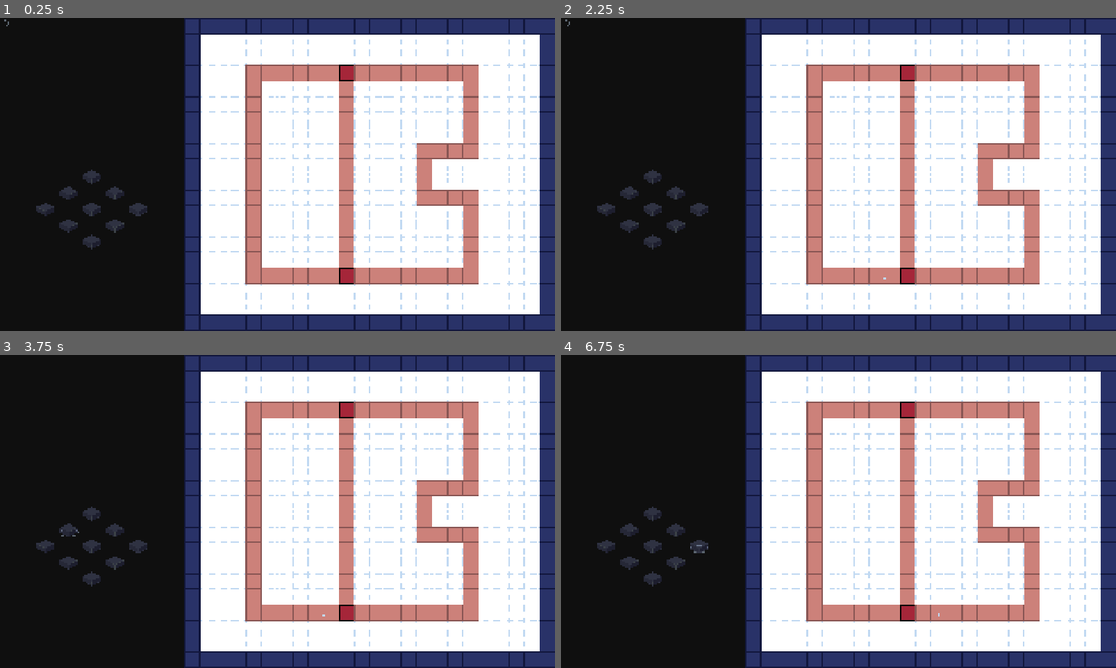
Above: before the commit, frames 1-4 (two rows, left to right).
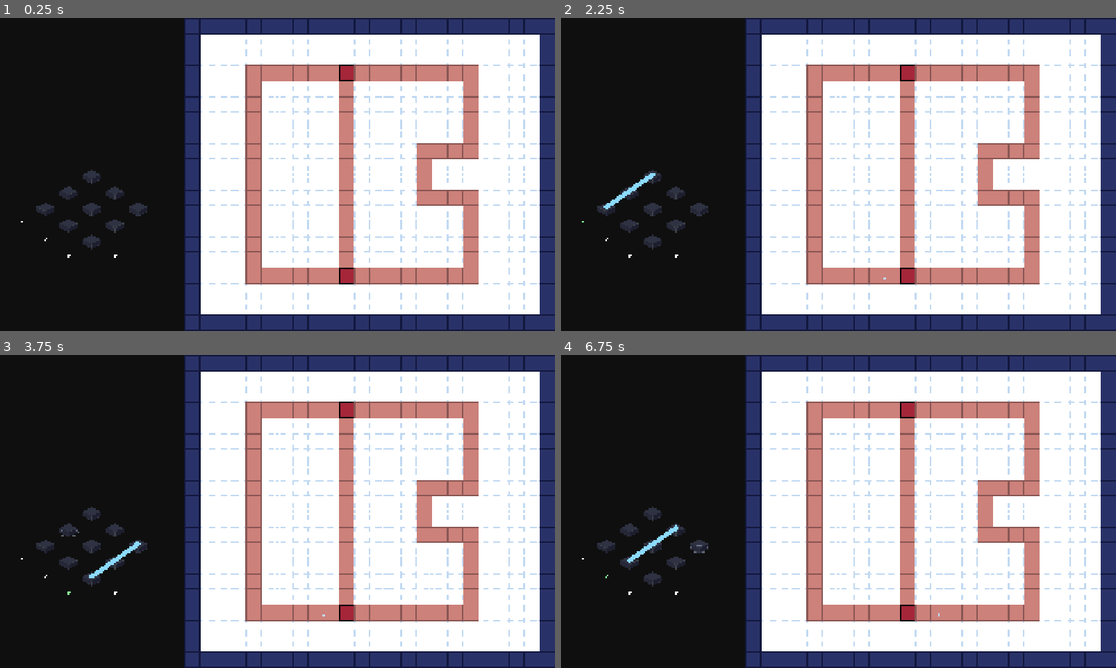
Above: after the commit, the same moments.

Repository: ClemiDouce/halloween-game-jam-2026
Game: Godot game, scene res://scenes/world.tscn
Two runs of this game, one before a commit and one after it. Both use one fixed random seed, a clock stepped at 60 frames per second and the inputs below.
Inputs:
- Up to frame 1 (0.25 s): no input
- Up to frame 2 (2.25 s): tap Enter at 0.5, 2 s; hold Up (ui_up) 0.53-1.28 s; tap D (destroy_building) at 0.6 s; tap Space at 1.25 s; hold Down (ui_down) 1.28-2.03 s; tap Tab (next_path) at 1.35 s; hold Up (ui_up) from 2.03 s (still down); tap 1 (select_slot_1) at 2.1 s
- Up to frame 3 (3.75 s): tap Space at 2.75 s; tap 2 (select_slot_2) at 2.85 s; tap Enter at 3.5 s; release Up (ui_up) at 3.53 s; hold Down (ui_down) from 3.53 s (still down); tap 3 (select_slot_3) at 3.6 s
- Up to frame 4 (6.75 s): tap Space at 4.25 s; tap D (destroy_building) at 4.35 s; tap Tab (next_path) at 5.1 s; release Down (ui_down) at 5.78 s; hold Up (ui_up) from 5.78 s (still down); tap 1 (select_slot_1) at 5.85 s; tap 2 (select_slot_2) at 6.6 s

The runs differ from the first frame. In frame 1, less than 0.1% of the frame differs, in the area x 0-22%, y 0-77%; in frame 2, 0.2%; in frame 3, 0.2%; in frame 4, 0.2%.

Commit message:
Better Building Selection Visuals

Diff:
--- a/scenes/base_view.tscn
+++ b/scenes/base_view.tscn
@@ -3,8 +3,14 @@
 [ext_resource type="Script" uid="uid://clj2qdxe3u2pk" path="res://scripts/base_building/base_visualizer.gd" id="1_x54rt"]
 [ext_resource type="Texture2D" uid="uid://duwdpq6jhvhra" path="res://assets/art/placeholder/building_placeholder_blueprint.png" id="2_kjc6i"]
 [ext_resource type="Texture2D" uid="uid://cymqvgc48ra4m" path="res://assets/art/placeholder/select_arrow.png" id="3_aylgq"]
+[ext_resource type="Texture2D" uid="uid://d0t3rsok3gmum" path="res://assets/art/placeholder/1_icon_0002.png" id="4_t1api"]
+[ext_resource type="Texture2D" uid="uid://c8p4rvl16j6qg" path="res://assets/art/placeholder/2_icon_0002.png" id="5_c0dj4"]
+[ext_resource type="Texture2D" uid="uid://ddi8gr6ybod7a" path="res://assets/art/placeholder/3_icon_0002.png" id="6_l8ppo"]
+[ext_resource type="Texture2D" uid="uid://cxa3eu2633xsj" path="res://assets/art/placeholder/1_icon_0001.png" id="7_6bjk0"]
+[ext_resource type="Texture2D" uid="uid://xoucdo8pr1b3" path="res://assets/art/placeholder/2_icon_0001.png" id="8_grwde"]
+[ext_resource type="Texture2D" uid="uid://drf5cfa2h6jd0" path="res://assets/art/placeholder/3_icon_0001.png" id="9_5836b"]
 
-[node name="BaseView" type="Control" unique_id=526506978 node_paths=PackedStringArray("slot_holder")]
+[node name="BaseView" type="Control" unique_id=526506978 node_paths=PackedStringArray("slot_holder", "selection_line")]
 layout_mode = 3
 anchors_preset = 15
 anchor_right = 1.0
@@ -15,6 +21,9 @@
 empty_building_slot_texture = ExtResource("2_kjc6i")
 selection_cursor_texture = ExtResource("3_aylgq")
 slot_holder = NodePath("Control")
+selection_line = NodePath("Line2D")
+axis_label_textures = Array[Texture2D]([ExtResource("4_t1api"), ExtResource("5_c0dj4"), ExtResource("6_l8ppo")])
+axis_label_active_textures = Array[Texture2D]([ExtResource("7_6bjk0"), ExtResource("8_grwde"), ExtResource("9_5836b")])
 
 [node name="Control" type="PanelContainer" parent="." unique_id=2087092193]
 z_index = -2
@@ -23,3 +32,9 @@
 anchor_bottom = 1.0
 offset_right = 640.0
 grow_vertical = 2
+
+[node name="Line2D" type="Line2D" parent="." unique_id=505038245]
+width = 16.0
+default_color = Color(0.54901963, 0.85490197, 1, 1)
+begin_cap_mode = 2
+end_cap_mode = 2
--- a/scripts/base_building/base_visualizer.gd
+++ b/scripts/base_building/base_visualizer.gd
@@ -11,6 +11,12 @@
 @export var selection_cursor_texture: Texture2D
 
 @export var slot_holder: Control
+@export var selection_line: Line2D
+
+@export var axis_label_textures: Array[Texture2D] = []
+@export var axis_label_active_textures: Array[Texture2D] = []
+var _x_axis_sprites: Array[Sprite2D] = []
+var _y_axis_sprites: Array[Sprite2D] = []
 
 var _building_sprites: Array[Sprite2D] = []
 var _cursor: Sprite2D = null
@@ -27,6 +33,7 @@
 	_cursor.texture = selection_cursor_texture
 	_cursor.z_index = -1
 	slot_holder.add_child(_cursor)
+	_cursor.hide()
 
 	_origin = Vector2(slot_holder.size.x / 2, slot_holder.size.y / 2)
 	for x in range(BaseManager.BUILDING_GRID_X):
@@ -38,13 +45,36 @@
 			slot_holder.add_child(sprite)
 			_building_sprites.append(sprite)
 
+	_generate_label_sprites()
 	_get_base().slot_updated.connect(_on_slot_updated)
 	player.building_selected.connect(_on_building_selected)
+	player.selection_stage_changed.connect(_on_selection_stage_changed)
+
+
+func _on_selection_stage_changed(stage: PlayerController.SelectionStage) -> void:
+	if stage == PlayerController.SelectionStage.SELECTING:
+		selection_line.show()
+		var row = player.get_selection_row()
+		var first_pos = _get_world_from_grid(row, 0, building_padding)
+		var last_pos = _get_world_from_grid(row, 2, building_padding)
+		selection_line.position = _origin
+		selection_line.points = [first_pos, last_pos]
+
+		for i in range(_x_axis_sprites.size()):
+			if i == row:
+				_x_axis_sprites[i].texture = axis_label_active_textures[i]
+			else:
+				_x_axis_sprites[i].texture = axis_label_textures[i]
+	else:
+		selection_line.hide()
+		for i in range(_x_axis_sprites.size()):
+			_x_axis_sprites[i].texture = axis_label_textures[i]
 
 
 func _on_building_selected(_slot: BuildingSlot, grid_pos: Vector2i) -> void:
 	print("Selected %s" % [grid_pos])
 	_cursor.position = _get_world_from_grid(grid_pos.x, grid_pos.y, building_padding) + _origin
+	_cursor.show()
 
 
 func _on_slot_updated(slot: BuildingSlot) -> void:
@@ -64,3 +94,24 @@
 
 func _get_sprite_from_grid_pos(grid_x: int, grid_y: int) -> Sprite2D:
 	return slot_holder.get_node("Building (%d, %d)" % [grid_x, grid_y])
+
+
+func _generate_label_sprites() -> void:
+	for i in range(axis_label_textures.size()):
+		var x_sprite := Sprite2D.new()
+		x_sprite.name = "XLabel%d" % i
+		x_sprite.texture = axis_label_textures[i]
+		x_sprite.position = (
+			_get_world_from_grid(i, BaseManager.BUILDING_GRID_Y, building_padding) + _origin
+		)
+		slot_holder.add_child(x_sprite)
+		_x_axis_sprites.append(x_sprite)
+
+		var y_sprite := Sprite2D.new()
+		y_sprite.name = "YLabel%d" % i
+		y_sprite.texture = axis_label_textures[i]
+		y_sprite.position = (
+			_get_world_from_grid(BaseManager.BUILDING_GRID_X, i, building_padding) + _origin
+		)
+		slot_holder.add_child(y_sprite)
+		_y_axis_sprites.append(y_sprite)
--- a/scripts/player_controller.gd
+++ b/scripts/player_controller.gd
@@ -27,6 +27,9 @@
 		return _selected_building
 
 
+func get_selection_row() -> int:
+	return _selection_row
+
 
 func _process(_delta: float) -> void:
 	_handle_building_selection()
@@ -45,7 +48,12 @@
 
 	if _selected_building.has_building():
 		for unit in _selected_building.get_unit_options():
-			if unit.input_keyboard && unit.input_keyboard.is_match(event) and event.is_pressed() and event.echo == false:
+			if (
+				unit.input_keyboard
+				&& unit.input_keyboard.is_match(event)
+				and event.is_pressed()
+				and event.echo == false
+			):
 				_selected_building.queue_unit(unit)
 
 		if Input.is_action_just_pressed("destroy_building"):
Binary file added: assets/art/placeholder/1_icon_0001.png
Not shown, added: assets/art/placeholder/1_icon_0001.png.import
Binary file added: assets/art/placeholder/1_icon_0002.png
Not shown, added: assets/art/placeholder/1_icon_0002.png.import
Binary file added: assets/art/placeholder/2_icon_0001.png
Not shown, added: assets/art/placeholder/2_icon_0001.png.import
Binary file added: assets/art/placeholder/2_icon_0002.png
Not shown, added: assets/art/placeholder/2_icon_0002.png.import
Binary file added: assets/art/placeholder/3_icon_0001.png
Not shown, added: assets/art/placeholder/3_icon_0001.png.import
Binary file added: assets/art/placeholder/3_icon_0002.png
Not shown, added: assets/art/placeholder/3_icon_0002.png.import
